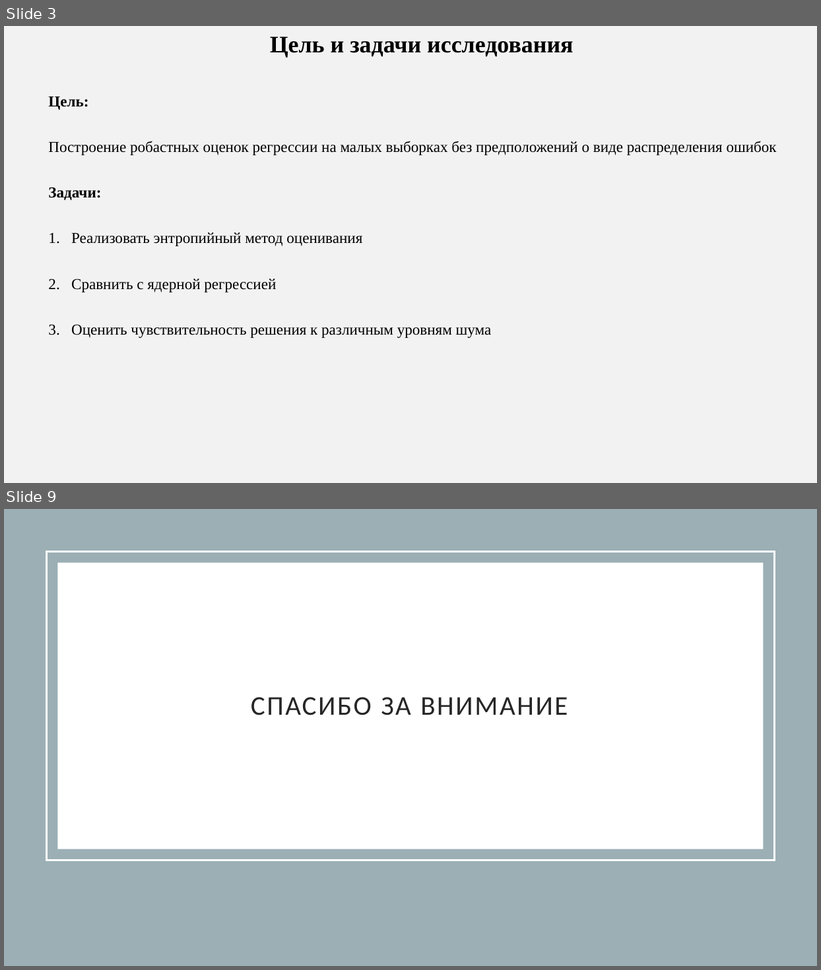
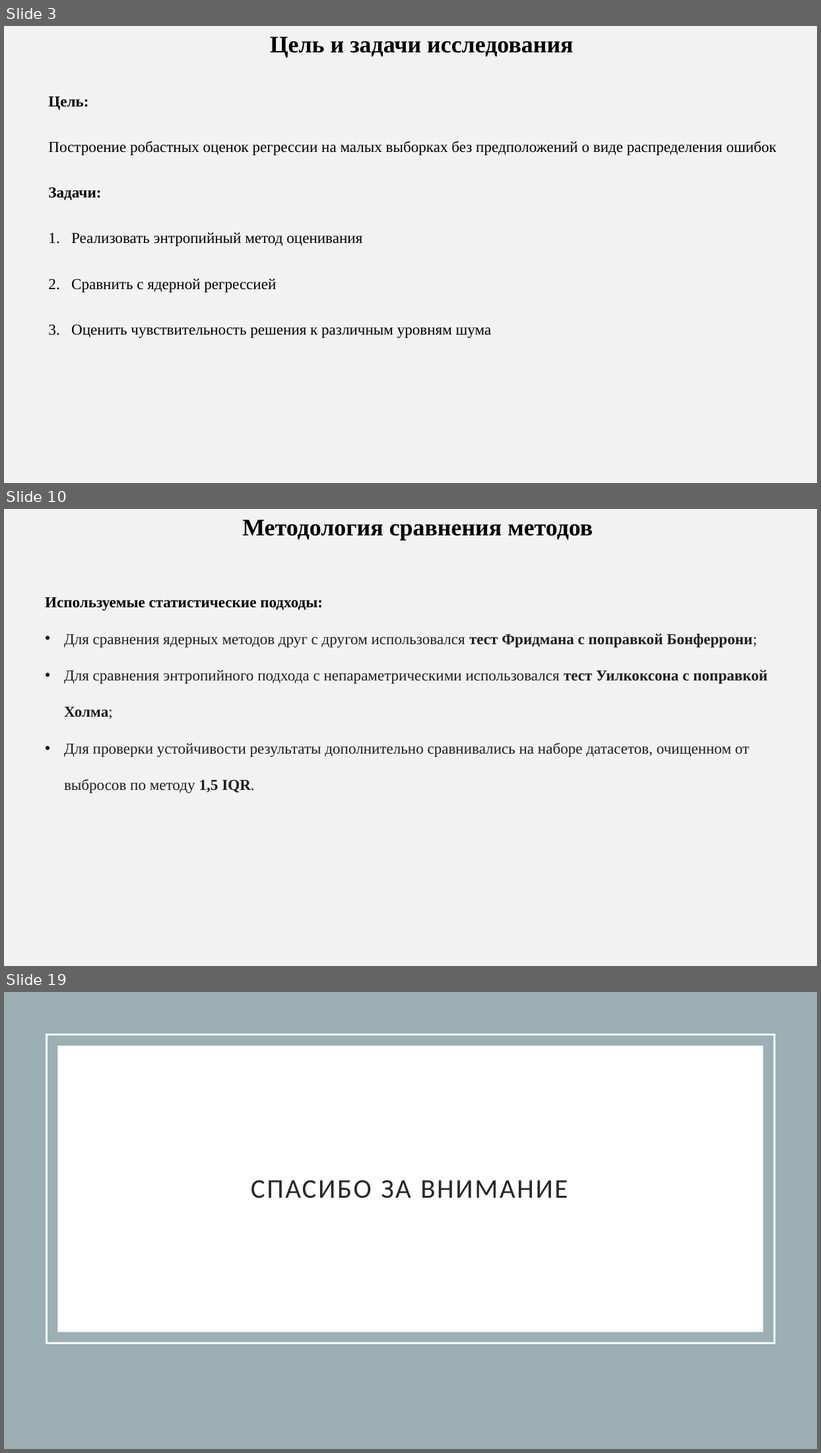
Before and after one commit to AnfimovAleksandr/mag_diploma, a slide deck: Тезис_для_конференции/Anfimov_tezis.pptx. Shown one above the other, each under a label of ours: slides 3 and 9 before the commit, slides 3, 10 and 19 after it; the slides between them are not shown. The pictures are 821x970 and 821x1453 pixels, drawn with LibreOffice and Linux fonts; fonts in the diff are those of the drawing. Boxes give left, top, right and bottom in pixels: in the first picture for what was removed or moved away, otherwise in the second. Text is boxed around its words. In the diff, an @@ line names an element or a change of style, - is before the commit and + after.

```diff
--- a/Тезис_для_конференции/Anfimov_tezis.pptx
+++ b/Тезис_для_конференции/Anfimov_tezis.pptx
@@ slide 10 added at (x1=4, y1=509, x2=817, y2=966), background #F2F2F2 @@
@@ text added at (x1=242, y1=520, x2=593, y2=540), 28 pt, text #000000, bold @@
+Методология сравнения методов
@@ text added at (x1=45, y1=597, x2=768, y2=793), 18 pt, text #1D1D1F @@
+Используемые статистические подходы:
+• Для сравнения ядерных методов друг с другом использовался тест Фридмана с поправкой Бонферрони;
+• Для сравнения энтропийного подхода с непараметрическими использовался тест Уилкоксона с поправкой Холма;
+• Для проверки устойчивости результаты дополнительно сравнивались на наборе датасетов, очищенном от выбросов по методу 1,5 IQR.
@@ what was slide 9 is now slide 19 @@
```
Also in this commit, not shown: 5 slides changed, 10 other slides added, 1 slide removed, 11 other files.
